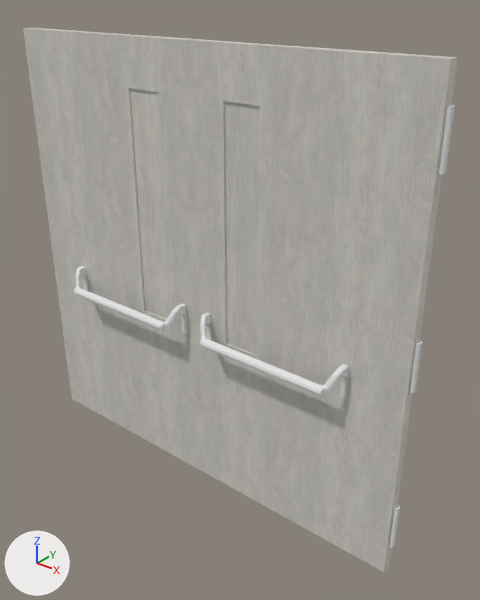
A saved change to the OBJ model Assets/Modelle/Environment/doors/double_door.obj.
Rendered twice from a 50 mm camera at (2.32, -1.03, 2.64) aimed at (0.38, 1.4, 1.14). The axes (+X, +Y, +Z) are drawn at lower left. The lights are the same throughout. Where no turn or scale is listed for an object, it has been applied to the vertices.

Before the edit, the objects in view are built like this:
```python
ob_cube_002_cube_001 = bpy.data.objects.new('Cube.002_Cube.001', me_cube_002_cube_001)
ob_cube_002_cube_001.location = (0.0, 0.0, 0.0)
ob_cube_004_cube_005 = bpy.data.objects.new('Cube.004_Cube.005', me_cube_004_cube_005)
ob_cube_004_cube_005.location = (0.0, 0.0, 0.0)
ob_cube_005_cube_006 = bpy.data.objects.new('Cube.005_Cube.006', me_cube_005_cube_006)
ob_cube_005_cube_006.location = (0.0, 0.0, 0.0)
ob_cylinder_001 = bpy.data.objects.new('Cylinder.001', me_cylinder_001)
ob_cylinder_001.location = (0.0, 0.0, 0.0)
ob_griff_001_cylinder_005 = bpy.data.objects.new('griff.001_Cylinder.005', me_griff_001_cylinder_005)
ob_griff_001_cylinder_005.location = (0.0, 0.0, 0.0)
# also in view: 'griff_Cylinder.004' at (0.69, 1.16, 0.97)
```
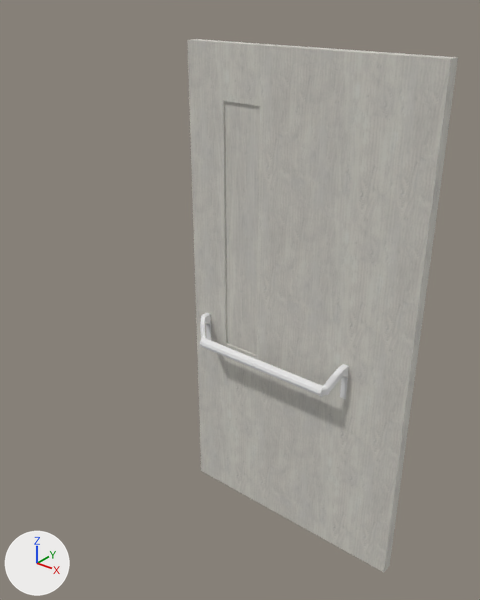
Commit message: double door

What changed in the scene script:
```text
Change me_cube_002_cube_001:
    used by ob_cube_002_cube_001; location = (0.0, 0.0, 0.0)
    remove me_cube_002_cube_001.from_pydata(...)  # 80 vertices, 76 faces; spans x -1.0..1.4, y 1.26..1.32, z 0.01..2.4
    add me_cube_002_cube_001.from_pydata(...)  # 40 vertices, 38 faces; spans x 0.2..1.4, y 1.26..1.32, z 0.01..2.4
    me_cube_002_cube_001 part 1
    40 vertices are removed from x -1.0..0.2, y 1.26..1.32, z 0.01..2.4
    49 faces are deleted
    11 new faces join them, mat_wood (picture img_weißens_holz_2_png)
Remove ob_cube_005_cube_006:
    ob_cube_005_cube_006 = bpy.data.objects.new('Cube.005_Cube.006', me_cube_005_cube_006)
    ob_cube_005_cube_006.location = (0.0, 0.0, 0.0)
Remove ob_cylinder_001:
    ob_cylinder_001 = bpy.data.objects.new('Cylinder.001', me_cylinder_001)
    ob_cylinder_001.location = (0.0, 0.0, 0.0)
Remove ob_griff_001_cylinder_005:
    ob_griff_001_cylinder_005 = bpy.data.objects.new('griff.001_Cylinder.005', me_griff_001_cylinder_005)
    ob_griff_001_cylinder_005.location = (0.0, 0.0, 0.0)
```

What differs and where, as boxes [x1, y1, x2, y2] in the pictures (480 x 600 px):
'Cube.002_Cube.001', reshaped (38% narrower)
    before: [23, 28, 458, 572]
    after: [187, 39, 458, 572]
'Cylinder.001', deleted
    before: [389, 104, 455, 548]
'griff.001_Cylinder.005', deleted
    before: [74, 288, 165, 331]
'Cube.005_Cube.006', deleted
    before: [75, 266, 187, 335]
part 1 of me_cube_002_cube_001, cut back
    before: [23, 28, 231, 485]
    after: [187, 39, 231, 485]
